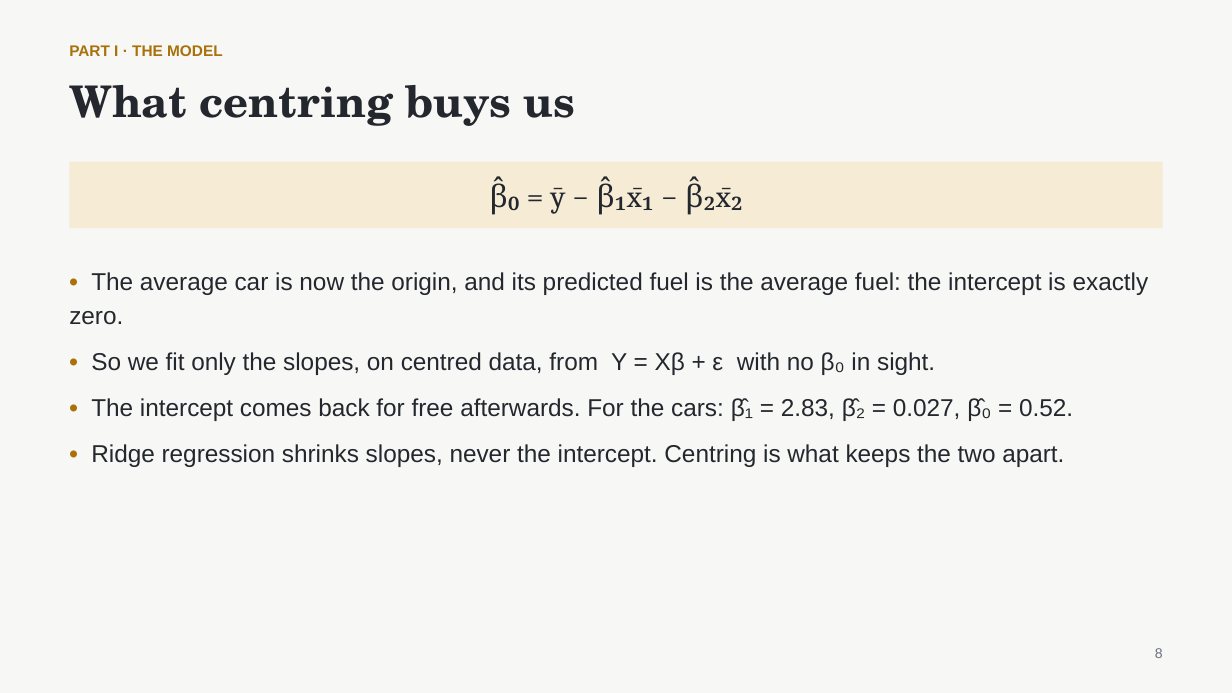
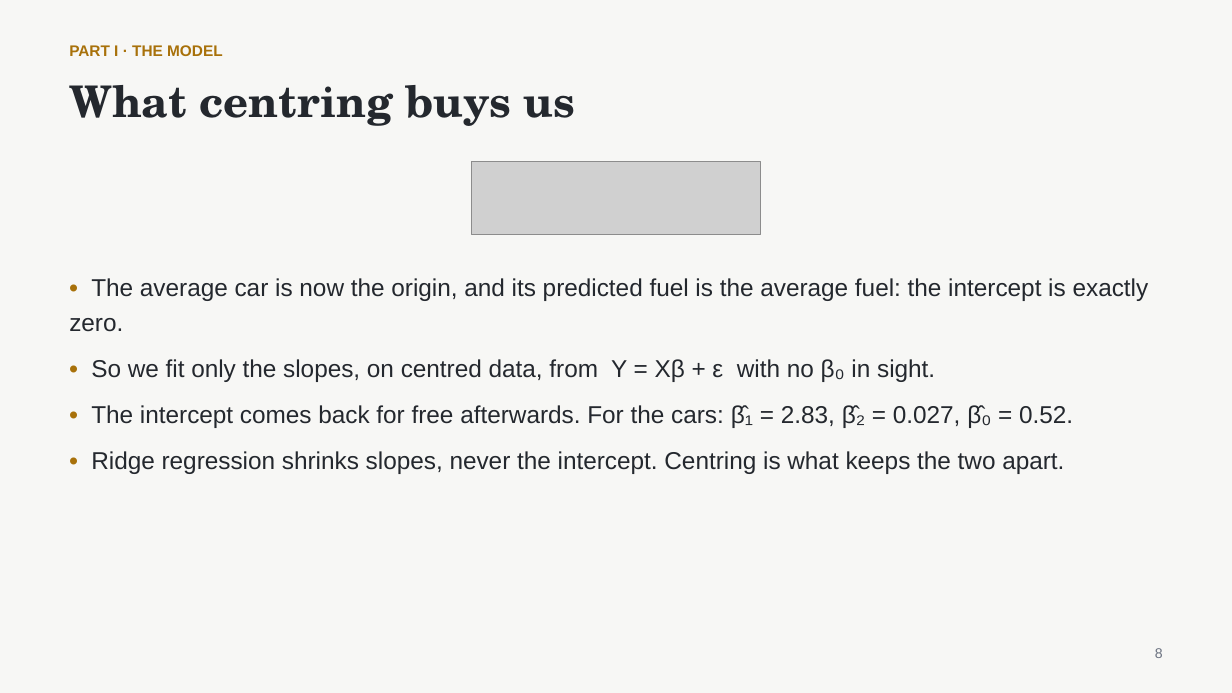
Before and after one commit to nurdauletakhanov/ReadingLab, a slide deck: slide 8 of public/slides/session-0-least-squares-foundations.pptx. Drawn at 1232x693 pixels with LibreOffice and Linux fonts; fonts in the diff are those of the drawing; grey boxes stand for pictures. Boxes give left, top, right and bottom in pixels: in the first picture for what was removed or moved away, otherwise in the second. Text is boxed around its words. In the diff, an @@ line names an element or a change of style, - is before the commit and + after.

```diff
--- a/public/slides/session-0-least-squares-foundations.pptx
+++ b/public/slides/session-0-least-squares-foundations.pptx
@@ rectangle removed at (69, 162, 1163, 228) @@
-β̂₀ = ȳ − β̂₁x̄₁ − β̂₂x̄₂
@@ picture added at (472, 162, 761, 235) @@
@@ text "• The average car is ...": place and size @@
-text "• The average car is ..." at (69, 272, 1149, 467)
+text "• The average car is ..." at (69, 278, 1149, 474)
```
Also in this commit, not shown: 16 other slides changed, 20 other files.
